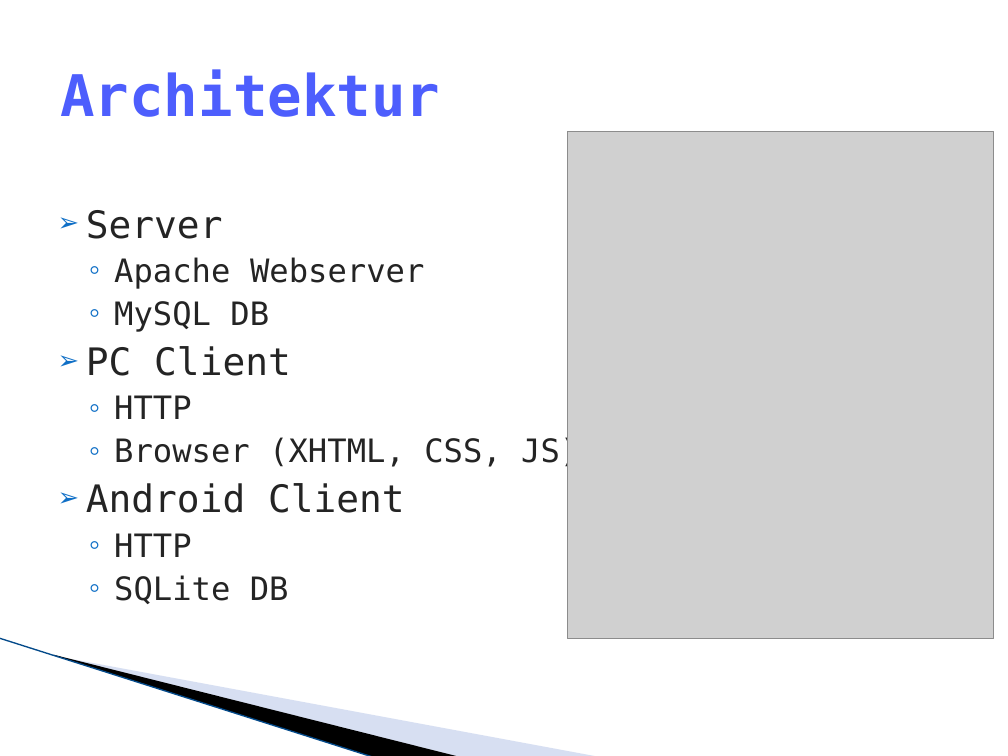
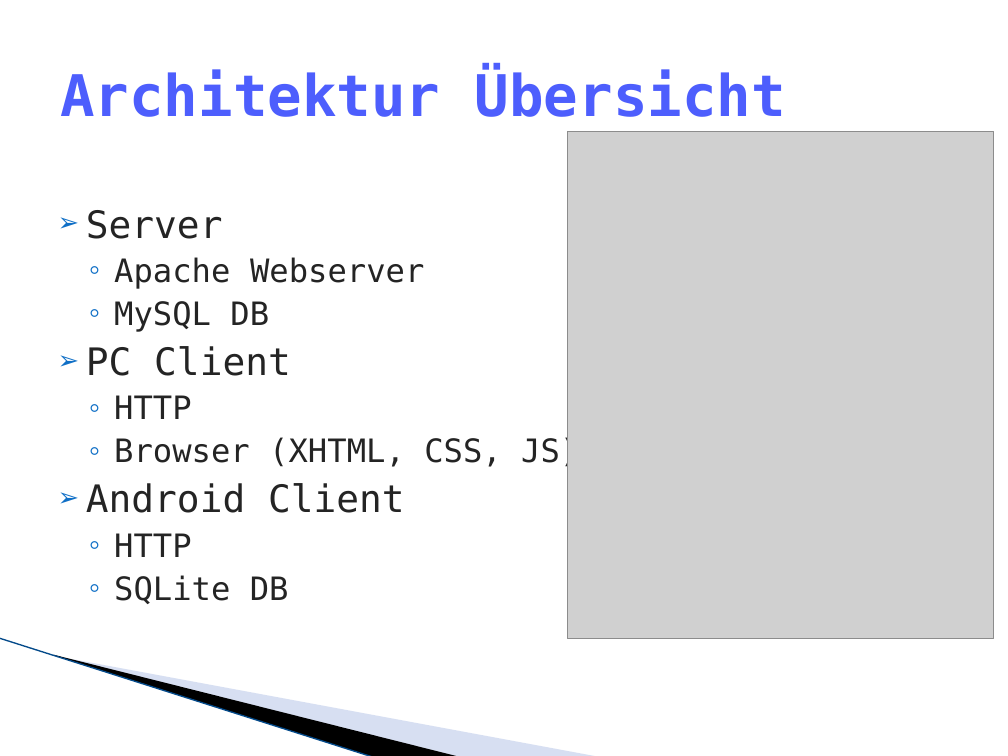
Before and after one commit to lukaselmer/hsr-mrt-software-engineering-2-project, a slide deck: slide 9 of doc/05_Design/praesentation.pptx. Drawn at 1008x756 pixels with LibreOffice and Linux fonts; fonts in the diff are those of the drawing; grey boxes stand for pictures; background and template pictures are left out. Boxes give left, top, right and bottom in pixels: in the first picture for what was removed or moved away, otherwise in the second. Text is boxed around its words. In the diff, an @@ line names an element or a change of style, - is before the commit and + after.

```diff
--- a/doc/05_Design/praesentation.pptx
+++ b/doc/05_Design/praesentation.pptx
@@ title at (60, 69, 786, 117): text changed @@
-Architektur
+Architektur Übersicht
```
Also in this commit, not shown: 11 other slides changed, 9 slides added, 1 other file.
